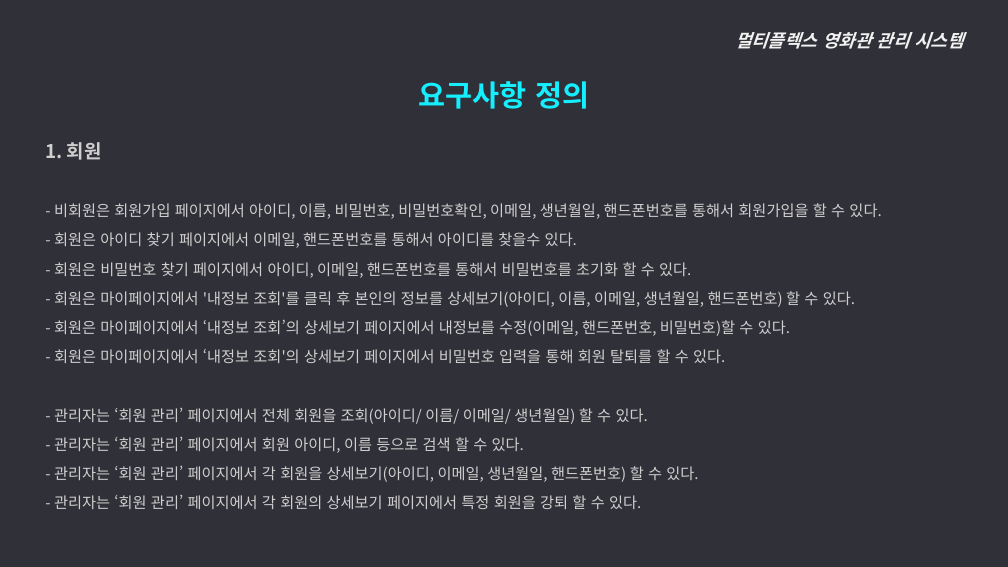
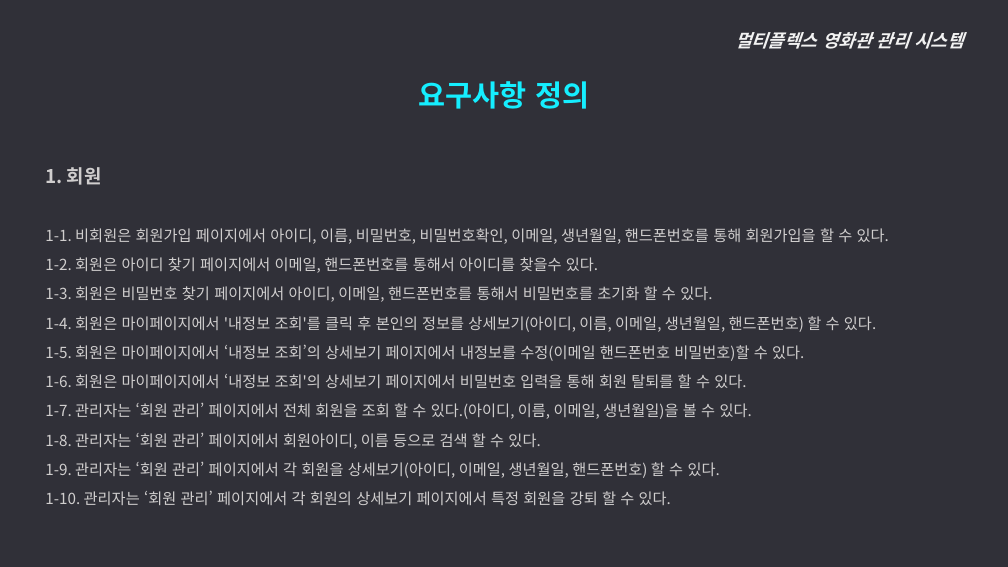
Before and after one commit to ywc-412/MultiplexTeamProject, a slide deck: slide 10 of 2조 시스템개요, 요구사항 정의.pptx (slide 9 before the commit). Drawn at 1008x567 pixels with LibreOffice and Linux fonts; fonts in the diff are those of the drawing. Boxes give left, top, right and bottom in pixels: in the first picture for what was removed or moved away, otherwise in the second. Text is boxed around its words. In the diff, an @@ line names an element or a change of style, - is before the commit and + after.

Commit message:
PPT, 요구사항정의 수정
메뉴구조도에서 할인정보 뺌

```diff
--- a/2조 시스템개요, 요구사항 정의.pptx
+++ b/2조 시스템개요, 요구사항 정의.pptx
@@ text "1. 회원": place and size @@
-text "1. 회원" at [45, 142, 881, 509]
+text "1. 회원" at [45, 167, 889, 505]
@@ text at [45, 228, 889, 505]: text changed @@
-  - 비회원은 회원가입 페이지에서 아이디, 이름, 비밀번호, 비밀번호확인, 이메일, 생년월일, 핸드폰번호를 통해서 회원가입을 할 수 있다.
-  - 회원은 아이디 찾기 페이지에서 이메일, 핸드폰번호를 통해서 아이디를 찾을수 있다.
-  - 회원은 비밀번호 찾기 페이지에서 아이디, 이메일, 핸드폰번호를 통해서 비밀번호를 초기화 할 수 있다.
-  - 회원은 마이페이지에서 '내정보 조회'를 클릭 후 본인의 정보를 상세보기(아이디, 이름, 이메일, 생년월일, 핸드폰번호) 할 수 있다.
-  - 회원은 마이페이지에서 ‘내정보 조회’의 상세보기 페이지에서 내정보를 수정(이메일, 핸드폰번호, 비밀번호)할 수 있다.
-  - 회원은 마이페이지에서 ‘내정보 조회'의 상세보기 페이지에서 비밀번호 입력을 통해 회원 탈퇴를 할 수 있다.
-  - 관리자는 ‘회원 관리’ 페이지에서 전체 회원을 조회(아이디/ 이름/ 이메일/ 생년월일) 할 수 있다.
-  - 관리자는 ‘회원 관리’ 페이지에서 회원 아이디, 이름 등으로 검색 할 수 있다.
-  - 관리자는 ‘회원 관리’ 페이지에서 각 회원을 상세보기(아이디, 이메일, 생년월일, 핸드폰번호) 할 수 있다.
-  - 관리자는 ‘회원 관리’ 페이지에서 각 회원의 상세보기 페이지에서 특정 회원을 강퇴 할 수 있다.
+  1-1. 비회원은 회원가입 페이지에서 아이디, 이름, 비밀번호, 비밀번호확인, 이메일, 생년월일, 핸드폰번호를 통해 회원가입을 할 수 있다.
+  1-2. 회원은 아이디 찾기 페이지에서 이메일, 핸드폰번호를 통해서 아이디를 찾을수 있다.
+  1-3. 회원은 비밀번호 찾기 페이지에서 아이디, 이메일, 핸드폰번호를 통해서 비밀번호를 초기화 할 수 있다.
+  1-4. 회원은 마이페이지에서 '내정보 조회'를 클릭 후 본인의 정보를 상세보기(아이디, 이름, 이메일, 생년월일, 핸드폰번호) 할 수 있다.
+  1-5. 회원은 마이페이지에서 ‘내정보 조회’의 상세보기 페이지에서 내정보를 수정(이메일 핸드폰번호 비밀번호)할 수 있다.
+  1-6. 회원은 마이페이지에서 ‘내정보 조회'의 상세보기 페이지에서 비밀번호 입력을 통해 회원 탈퇴를 할 수 있다.
+  1-7. 관리자는 ‘회원 관리’ 페이지에서 전체 회원을 조회 할 수 있다.(아이디, 이름, 이메일, 생년월일)을 볼 수 있다.
+  1-8. 관리자는 ‘회원 관리’ 페이지에서 회원아이디, 이름 등으로 검색 할 수 있다.
+  1-9. 관리자는 ‘회원 관리’ 페이지에서 각 회원을 상세보기(아이디, 이메일, 생년월일, 핸드폰번호) 할 수 있다.
+  1-10. 관리자는 ‘회원 관리’ 페이지에서 각 회원의 상세보기 페이지에서 특정 회원을 강퇴 할 수 있다.
```
Also in this commit, not shown: 15 other slides changed, 1 slide added, 4 slides removed, 2 other files.
